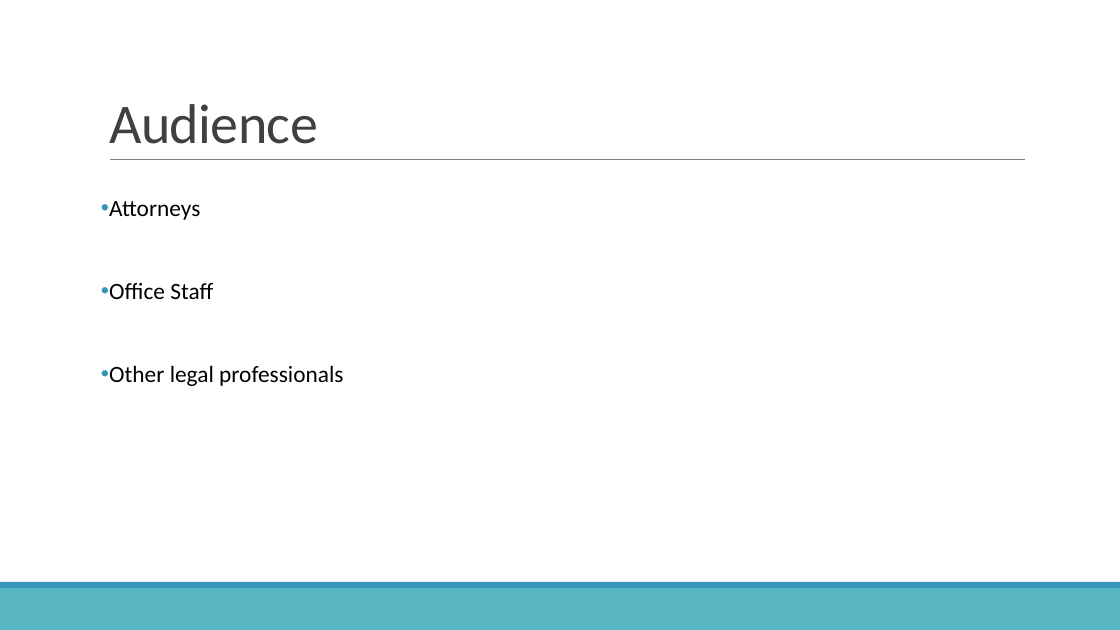
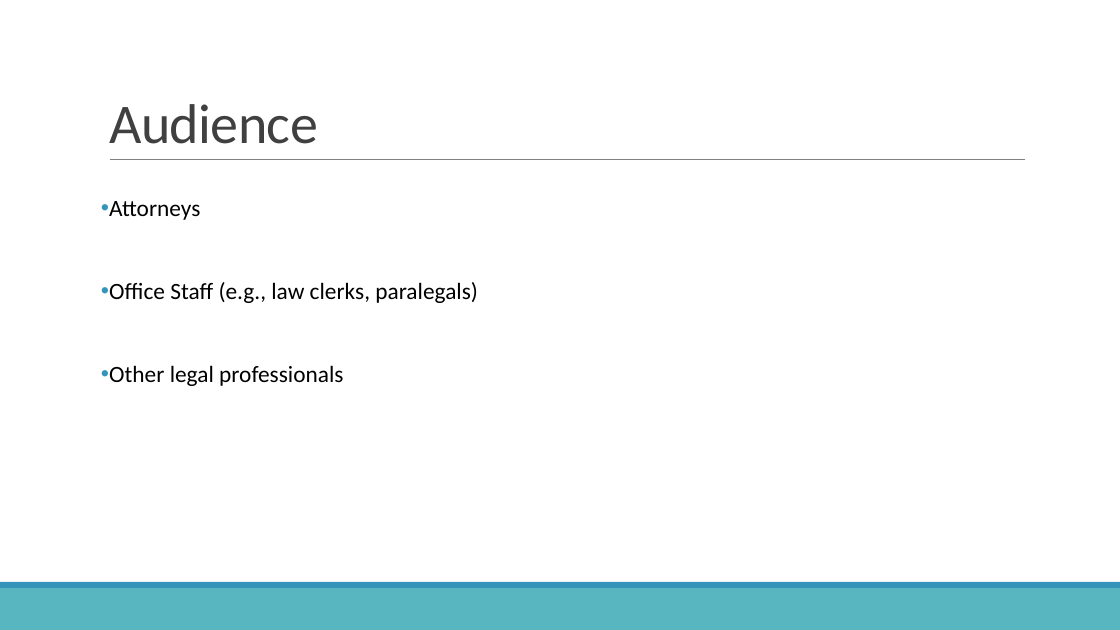
Before and after one commit to colarusso/codingthelaw, a slide deck: slide 6 of Fall_2017/work/devonbodey/p4/FinalProjectProposal.pptx. Drawn at 1120x630 pixels with LibreOffice and Linux fonts; fonts in the diff are those of the drawing. Boxes give left, top, right and bottom in pixels: in the first picture for what was removed or moved away, otherwise in the second. Text is boxed around its words. In the diff, an @@ line names an element or a change of style, - is before the commit and + after.

```diff
--- a/Fall_2017/work/devonbodey/p4/FinalProjectProposal.pptx
+++ b/Fall_2017/work/devonbodey/p4/FinalProjectProposal.pptx
@@ text at [109,282,478,303]: text changed @@
-• Office Staff
+• Office Staff (e.g., law clerks, paralegals)
```
Also in this commit, not shown: 2 other slides changed, 3 other files.
